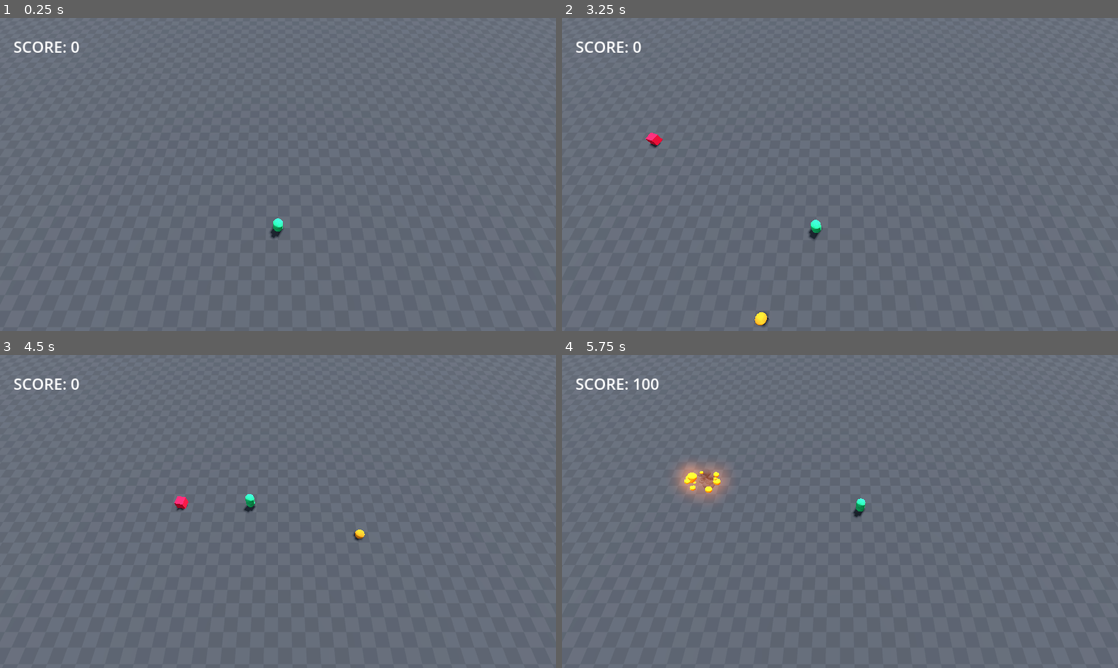
Above: before the commit, frames 1-4 (two rows, left to right).
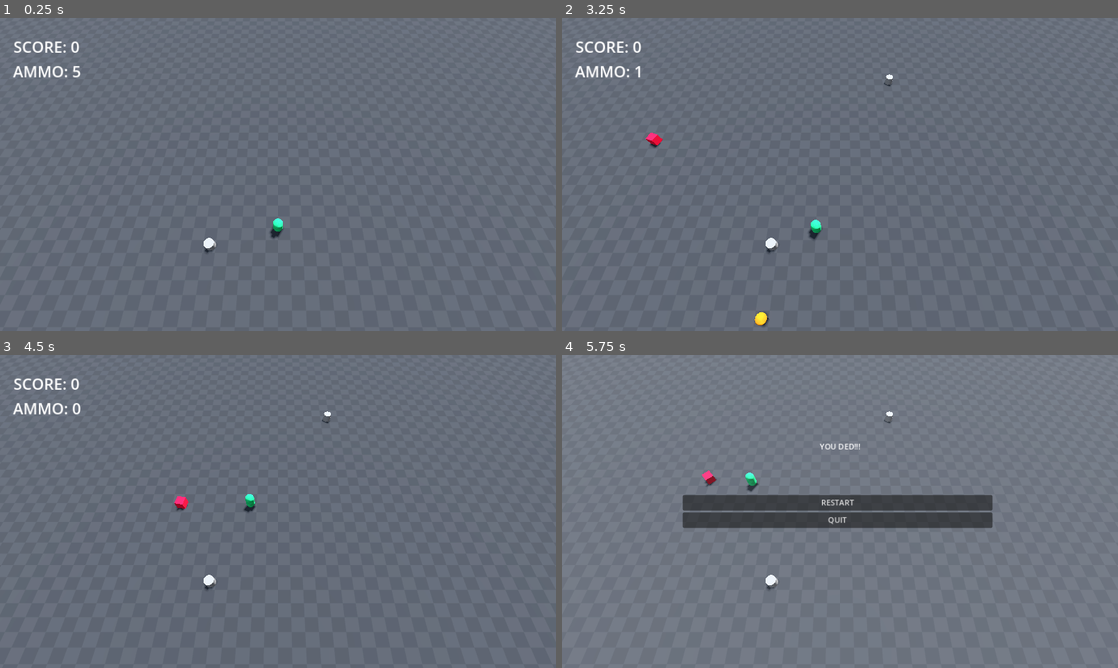
Above: after the commit, the same moments.

Repository: XpolioN2005/First-godot-3d
Game: Godot game, scene res://Scenes/root_level.tscn
Two runs of this game, one before a commit and one after it. Both use one fixed random seed, a clock stepped at 60 frames per second and the inputs below.
Inputs (mouse positions are in pixels of both pictures, inside the frame that each line leads up to):
- Up to frame 1 (0.25 s): no input
- Up to frame 2 (3.25 s): tap Enter at 0.5 s; move the mouse to (962, 158) at 0.52 s; right-click (962, 158) at 0.6 s; click (962, 158) at 0.67 s; tap Space at 1.25 s; move the mouse to (728, 190) at 1.27 s; click (728, 190) at 1.35 s; right-click (728, 190) at 1.55 s; move the mouse to (895, 105) at 2.02 s; right-click (895, 105) at 2.1 s; click (895, 105) at 2.17 s; move the mouse to (812, 237) at 2.77 s; right-click (812, 237) at 2.85 s; click (812, 237) at 2.92 s
- Up to frame 3 (4.5 s): move the mouse to (444, 558) at 3.52 s; click (444, 558) at 3.6 s; right-click (444, 558) at 3.8 s; move the mouse to (111, 464) at 4.27 s; right-click (111, 464) at 4.35 s; click (111, 464) at 4.42 s
- Up to frame 4 (5.75 s): move the mouse to (867, 511) at 5.02 s; right-click (867, 511) at 5.1 s; click (867, 511) at 5.17 s

The runs differ from the first frame. In frame 1, 0.3% of the frame differs, in the area x 2-39%, y 15-76%; in frame 2, 0.3%; in frame 3, 0.4%; in frame 4, 6.9%, in the area x 2-78%, y 7-75%.

Commit message:
powerup_template

Diff:
--- /dev/null
+++ b/Scenes/ammo.tscn
@@ -0,0 +1,20 @@
+[gd_scene load_steps=4 format=3 uid="uid://cek6hhv3078tf"]
+
+[ext_resource type="Script" path="res://Scripts/ammo.gd" id="1_8rfk5"]
+
+[sub_resource type="CylinderShape3D" id="CylinderShape3D_kst0y"]
+
+[sub_resource type="CylinderMesh" id="CylinderMesh_4c4lf"]
+
+[node name="Area2D" type="Area3D"]
+transform = Transform3D(1, 0, 0, 0, 1, 0, 0, 0, 1, 0, 1, 0)
+collision_mask = 2
+script = ExtResource("1_8rfk5")
+
+[node name="CollisionShape3D" type="CollisionShape3D" parent="."]
+shape = SubResource("CylinderShape3D_kst0y")
+
+[node name="MeshInstance3D" type="MeshInstance3D" parent="."]
+mesh = SubResource("CylinderMesh_4c4lf")
+
+[connection signal="body_entered" from="." to="." method="_on_body_entered"]
--- a/Scenes/base_ui.tscn
+++ b/Scenes/base_ui.tscn
@@ -29,3 +29,18 @@
 text = "Score: 0"
 label_settings = SubResource("LabelSettings_78g72")
 uppercase = true
+
+[node name="ammo" type="Label" parent="."]
+layout_mode = 1
+anchors_preset = -1
+anchor_left = 0.024
+anchor_top = 0.057
+anchor_right = 0.024
+anchor_bottom = 0.057
+offset_left = -0.648001
+offset_top = 51.064
+offset_right = 144.352
+offset_bottom = 109.064
+text = "Ammo: 0"
+label_settings = SubResource("LabelSettings_78g72")
+uppercase = true
--- /dev/null
+++ b/Scenes/power_up_spawner.tscn
@@ -0,0 +1,6 @@
+[gd_scene load_steps=2 format=3 uid="uid://bj327espsty5"]
+
+[ext_resource type="Script" path="res://Scripts/power_up_spawner.gd" id="1_uouu6"]
+
+[node name="powerUP_spawner" type="Node3D"]
+script = ExtResource("1_uouu6")
--- a/Scenes/root_level.tscn
+++ b/Scenes/root_level.tscn
@@ -1,12 +1,13 @@
-[gd_scene load_steps=13 format=3 uid="uid://dx7j3plygltfi"]
+[gd_scene load_steps=14 format=3 uid="uid://dx7j3plygltfi"]
 
 [ext_resource type="Texture2D" uid="uid://gpdm8n0msvtj" path="res://Assests/Dark/texture_08.png" id="1_4w3jl"]
 [ext_resource type="Script" path="res://Scripts/root_level.gd" id="1_m1gv8"]
 [ext_resource type="Script" path="res://Scripts/camera_3d.gd" id="2_0uwqt"]
 [ext_resource type="PackedScene" uid="uid://cwo55kiklhp7u" path="res://Scenes/player.tscn" id="2_3dd6r"]
-[ext_resource type="PackedScene" uid="uid://24351524j3g2" path="res://Scenes/ui_controller.tscn" id="5_sfdju"]
-[ext_resource type="Script" path="res://Scenes/particle_controller.gd" id="7_d8e1o"]
+[ext_resource type="PackedScene" uid="uid://24351524j3g2" path="res://ui_controller.tscn" id="5_sfdju"]
+[ext_resource type="Script" path="res://Scripts/particle_controller.gd" id="7_d8e1o"]
 [ext_resource type="PackedScene" uid="uid://cfpdpedgwdqm7" path="res://Scenes/wave_spawner.tscn" id="7_vrrfq"]
+[ext_resource type="PackedScene" uid="uid://bj327espsty5" path="res://Scenes/power_up_spawner.tscn" id="8_8b4od"]
 
 [sub_resource type="StandardMaterial3D" id="StandardMaterial3D_27ry6"]
 albedo_texture = ExtResource("1_4w3jl")
@@ -102,3 +103,31 @@
 
 [node name="particle_controller" type="Node3D" parent="."]
 script = ExtResource("7_d8e1o")
+
+[node name="powerUP_spawner" parent="." instance=ExtResource("8_8b4od")]
+
+[node name="spawn_area" type="Node3D" parent="powerUP_spawner"]
+
+[node name="spawnpoint1" type="Node3D" parent="powerUP_spawner/spawn_area"]
+transform = Transform3D(1, 0, 0, 0, 1, 0, 0, 0, 1, 7.11162, 0, -21.769)
+
+[node name="spawnpoint2" type="Node3D" parent="powerUP_spawner/spawn_area"]
+transform = Transform3D(1, 0, 0, 0, 1, 0, 0, 0, 1, 0, 0, -23.23)
+
+[node name="spawnpoint3" type="Node3D" parent="powerUP_spawner/spawn_area"]
+transform = Transform3D(1, 0, 0, 0, 1, 0, 0, 0, 1, -6.4197, 0, -24.412)
+
+[node name="spawnpoint4" type="Node3D" parent="powerUP_spawner/spawn_area"]
+transform = Transform3D(1, 0, 0, 0, 1, 0, 0, 0, 1, 7.11162, 0, -4.00857)
+
+[node name="spawnpoint5" type="Node3D" parent="powerUP_spawner/spawn_area"]
+transform = Transform3D(1, 0, 0, 0, 1, 0, 0, 0, 1, -14.8055, 0, -4.00857)
+
+[node name="spawnpoint6" type="Node3D" parent="powerUP_spawner/spawn_area"]
+transform = Transform3D(0.997165, 0, -0.0752398, 0, 1, 0, 0.0752398, 0, 0.997165, -6.71392, 0, 1.78619)
+
+[node name="powerup_timer" type="Timer" parent="powerUP_spawner"]
+wait_time = 3.0
+autostart = true
+
+[connection signal="timeout" from="powerUP_spawner/powerup_timer" to="powerUP_spawner" method="_on_powerup_timer_timeout"]
--- /dev/null
+++ b/Scripts/ammo.gd
@@ -0,0 +1,7 @@
+extends Area3D
+
+
+func _on_body_entered(body:Node3D) -> void:
+	if body.is_in_group("player"):
+		body.ammo += 1
+		queue_free()
--- a/Scripts/base_ui.gd
+++ b/Scripts/base_ui.gd
@@ -1,7 +1,9 @@
 extends Control
 
 @onready var score_label = $score
+@onready var ammo_label = $ammo
 @onready var player
 
 func _process(_delta: float) -> void:
 	score_label.text = "SCORE: " + str(player.score)
+	ammo_label.text = "AMMO: " + str(player.ammo)
--- a/Scripts/player.gd
+++ b/Scripts/player.gd
@@ -4,6 +4,8 @@
 
 @onready var camera = %camera
 @onready var score = 0
+
+@onready var ammo = 5
 
 
 var bullet = preload("res://Scenes/bullet.tscn")
@@ -14,8 +16,8 @@
 var moving_to_target = false
 
 
-# func _ready():
-# 	$MeshInstance3D.visible = false
+func _ready():
+	add_to_group("player")
 
 func _input(event: InputEvent) -> void:
 	if event is InputEventMouseButton and Input.is_action_just_pressed("left_click"):
@@ -48,7 +50,8 @@
 
 
 func shoot(pos):
-	if Input.is_action_just_pressed("right_click"):
+	if Input.is_action_just_pressed("right_click") and ammo >0:
+		ammo = max(0,ammo -1)
 		var instance = bullet.instantiate()
 		instance.camera = camera
 		instance.player = %player
--- /dev/null
+++ b/Scripts/power_up_spawner.gd
@@ -0,0 +1,34 @@
+
+extends Node3D
+
+@onready var rand=RandomNumberGenerator.new()
+
+var ammo = preload("res://Scenes/ammo.tscn")
+var current_powerup = [ammo]
+
+
+
+func _ready():
+	pass
+func _process(_delta) -> void:
+	spawn_powerup()
+	start()
+
+
+func spawn_powerup():
+	while not current_powerup.is_empty():
+		var i = current_powerup.pop_at(0)
+		var instance = i.instantiate()
+		var spawn_lenght = $spawn_area.get_child_count() -1
+		var rand_num = rand.randi_range(0,spawn_lenght)
+		var pos = $spawn_area.get_child(rand_num).position
+		pos.y = 0.0
+		instance.position = pos
+		add_child(instance)
+
+
+
+func start():
+	pass
+func _on_powerup_timer_timeout() -> void:
+	current_powerup.append(ammo)
Renamed: Scenes/particle_controller.gd -> Scripts/particle_controller.gd
Renamed: Scenes/ui_controller.tscn -> ui_controller.tscn
